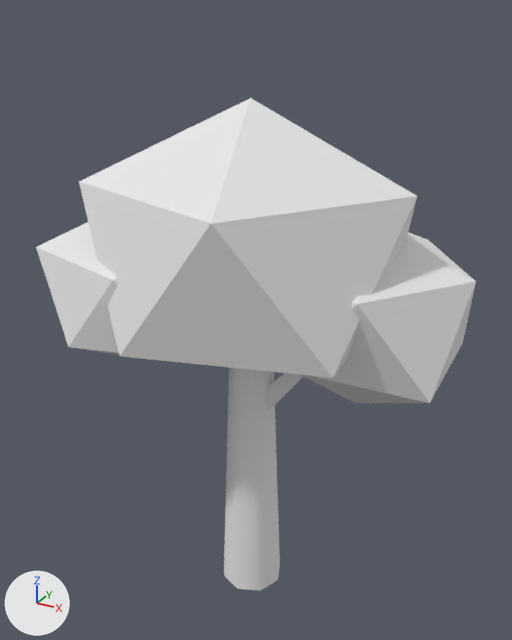
Renders of the glTF model game/assets/cenario/arvore_redonda_01.glb from each side of a commit.
Camera for both pictures: a 50 mm camera at (2.94, -5.26, 5.62) aimed at (-0.07, 0.22, 2.88). The axes (+X, +Y, +Z) are drawn at lower left. The lights are the same throughout. The picture after the commit comes second. Objects named as collision shapes, trigger or cutter boxes, shadow casters or lower levels of detail are left out. Vertices at exactly the same position are counted once.

The scene before the commit, as lines of its bpy script (objects in view):
```python
mat_m_paleta_ventania = principled_material('M_paleta_ventania')
mat_m_paleta_ventania.base_color = (0.8, 0.8, 0.8)  # white #e7e7e7
mat_m_paleta_ventania.roughness = 1.0
me_arvore_redonda_01 = bpy.data.meshes.new('arvore_redonda_01')
me_arvore_redonda_01.from_pydata(...)  # 64 vertices, 108 faces; spans x -1.67..1.91, y -1.36..1.27, z 0.0..4.95
me_arvore_redonda_01.materials.append(mat_m_paleta_ventania)  # white #e7e7e7
ob_arvore_redonda_01 = bpy.data.objects.new('arvore_redonda_01', me_arvore_redonda_01)
ob_arvore_redonda_01.location = (0.0, 0.0, 0.0)
```
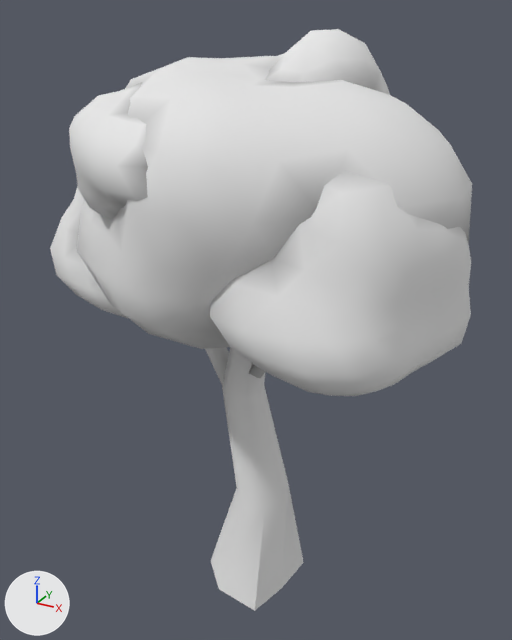
Edits to the bpy script that builds the scene:
```text
Change mat_m_paleta_ventania:
    add n2 = _N.new('ShaderNodeMix'); n2.name = 'Mix'
    add n2.data_type = 'RGBA'
    add n2.blend_type = 'MULTIPLY'
    add n2.inputs[0].default_value = 1.0  # 'Factor'
    add n2.inputs[7].default_value = (0.8, 0.8, 0.8, 1.0)  # 'B', white #e7e7e7
    add n3 = _N.new('ShaderNodeVertexColor'); n3.name = 'Color Attribute'
    where n0 = _N.new('ShaderNodeBsdfPrincipled'); n0.name = 'Principled BSDF'
    add _L.new(n2.outputs[2], n0.inputs[0])  # 'Result' to 'Base Color'
    add _L.new(n3.outputs[0], n2.inputs[6])  # 'Color' to 'A'
Change me_arvore_redonda_01:
    used by ob_arvore_redonda_01; location = (0.0, 0.0, 0.0)
    remove me_arvore_redonda_01.from_pydata(...)  # 64 vertices, 108 faces; spans x -1.67..1.91, y -1.36..1.27, z 0.0..4.95
    add me_arvore_redonda_01.from_pydata(...)  # 868 vertices, 1704 faces; spans x -2.3..1.95, y -1.51..1.66, z -0.05..5.47
    me_arvore_redonda_01 part 1: the loose piece of 16 vertices spanning x -0.32..0.32, y -0.32..0.32, z 0.0..3.0 is rebuilt with 28 vertices and now spans x -0.47..0.42, y -0.48..0.42, z -0.05..3.23
    me_arvore_redonda_01 part 2: the loose piece of 12 vertices spanning x -1.26..1.45, y -1.36..1.27, z 2.54..4.95 is rebuilt with 162 vertices and now spans x -1.7..1.87, y -1.51..1.66, z 2.99..5.25
    me_arvore_redonda_01 part 3: a new loose piece of 162 vertices spanning x -2.3..-0.12, y -0.7..1.39, z 2.79..4.53, in mat_m_paleta_ventania
    me_arvore_redonda_01 part 4: a new loose piece of 162 vertices spanning x 0.02..1.95, y -1.44..0.52, z 2.89..4.73, in mat_m_paleta_ventania
    me_arvore_redonda_01 part 5: a new loose piece of 162 vertices spanning x -0.58..1.09, y -0.25..1.55, z 4.08..5.47, in mat_m_paleta_ventania
    me_arvore_redonda_01 part 6: a new loose piece of 162 vertices spanning x -1.09..0.53, y -1.48..0.18, z 3.89..5.12, in mat_m_paleta_ventania
    me_arvore_redonda_01 part 7: a new loose piece of 15 vertices spanning x -1.1..0.0, y -0.09..0.35, z 1.91..3.19, in mat_m_paleta_ventania
    me_arvore_redonda_01 part 8: a new loose piece of 15 vertices spanning x -0.05..0.98, y -0.43..0.1, z 2.4..3.48, in mat_m_paleta_ventania
    me_arvore_redonda_01 part 9
    36 vertices are removed from x -1.67..1.91, y -1.28..1.27, z 1.95..4.15
    60 faces are deleted
```

Location of each change, (x1, y1, x2, y2) in pixels of the pictures (512 x 640 px):
'arvore_redonda_01', recoloured, reshaped (18% taller): before (36, 98, 476, 591); after (50, 29, 472, 611)
part 1 of me_arvore_redonda_01, rebuilt (65% wider, 18% taller): before (224, 367, 280, 591); after (211, 347, 304, 611)
part 2 of me_arvore_redonda_01, rebuilt (17% wider): before (79, 98, 417, 378); after (76, 56, 472, 349)
part 3 of me_arvore_redonda_01, added: after (50, 186, 128, 318)
part 4 of me_arvore_redonda_01, added: after (210, 171, 471, 396)
part 5 of me_arvore_redonda_01, added: after (265, 29, 390, 95)
part 6 of me_arvore_redonda_01, added: after (69, 82, 148, 220)
part 7 of me_arvore_redonda_01, added: after (205, 347, 229, 386)
part 8 of me_arvore_redonda_01, added (mostly hidden): after (249, 363, 266, 378)
part 9 of me_arvore_redonda_01, deleted: before (36, 222, 476, 411)
